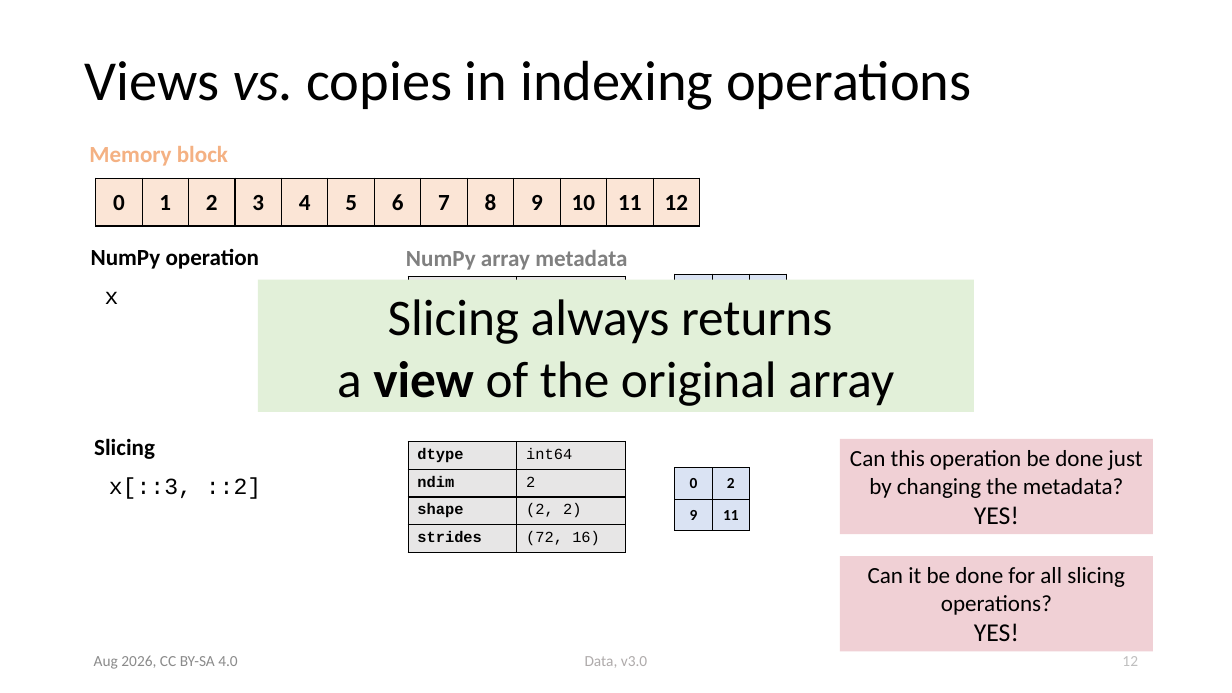
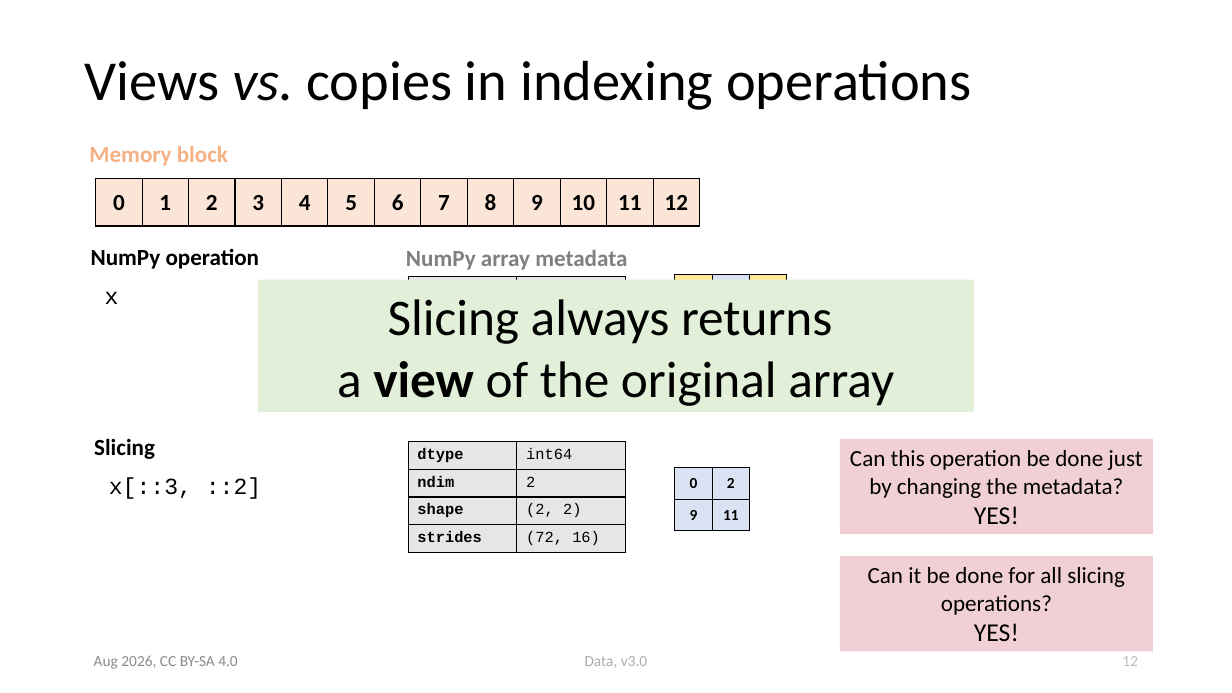
Before and after one commit to ASPP/data_class, a slide deck: slide 12 of numpy.pptx. Drawn at 1232x693 pixels with LibreOffice and Linux fonts; fonts in the diff are those of the drawing. Boxes give left, top, right and bottom in pixels: in the first picture for what was removed or moved away, otherwise in the second. Text is boxed around its words. In the diff, an @@ line names an element or a change of style, - is before the commit and + after.

```diff
--- a/numpy.pptx
+++ b/numpy.pptx
@@ table at (675, 274, 786, 399) @@
@@ fill #DAE3F3 to #FFE699 in 4 cells @@
```
Also in this commit, not shown: 17 other slides changed, 2 slides added, 1 other file.
